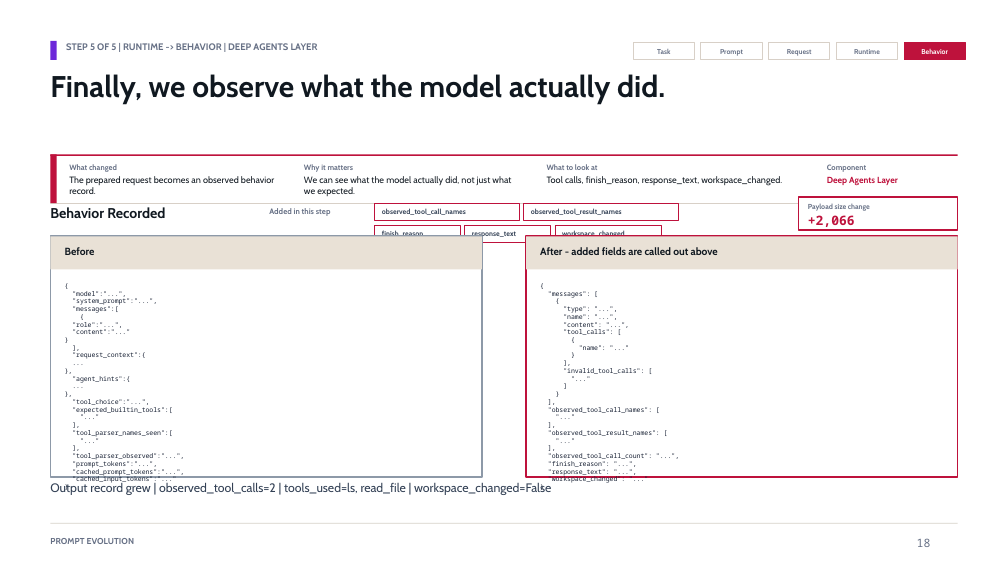
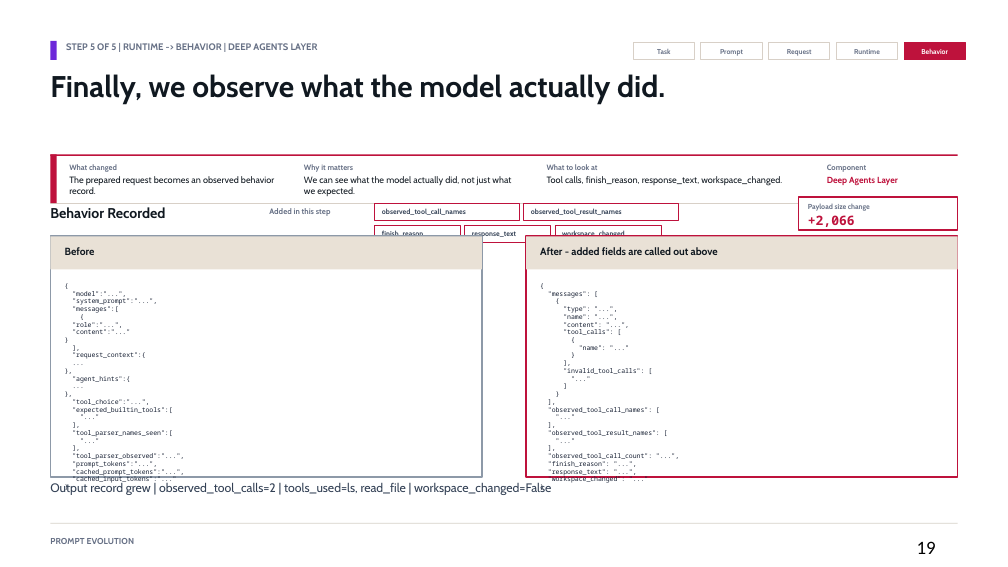
Before and after one commit to the308official-afk/kv_cache_offloading, a slide deck: slide 19 of presentations/deep-agents-prompt-evolution-story.pptx (slide 18 before the commit). Drawn at 1008x567 pixels with LibreOffice and Linux fonts; fonts in the diff are those of the drawing. Boxes give left, top, right and bottom in pixels: in the first picture for what was removed or moved away, otherwise in the second. Text is boxed around its words. In the diff, an @@ line names an element or a change of style, - is before the commit and + after.

```diff
--- a/presentations/deep-agents-prompt-evolution-story.pptx
+++ b/presentations/deep-agents-prompt-evolution-story.pptx
@@ text at bbox=[917, 541, 936, 554]: text changed; size 11 to 18 pt; font Noto Sans Mono to Calibri; text colour #667085 to #000000 @@
-18
+19
```
Also in this commit, not shown: 11 other slides changed, 12 slides added, 8 slides removed, 45 other files.
